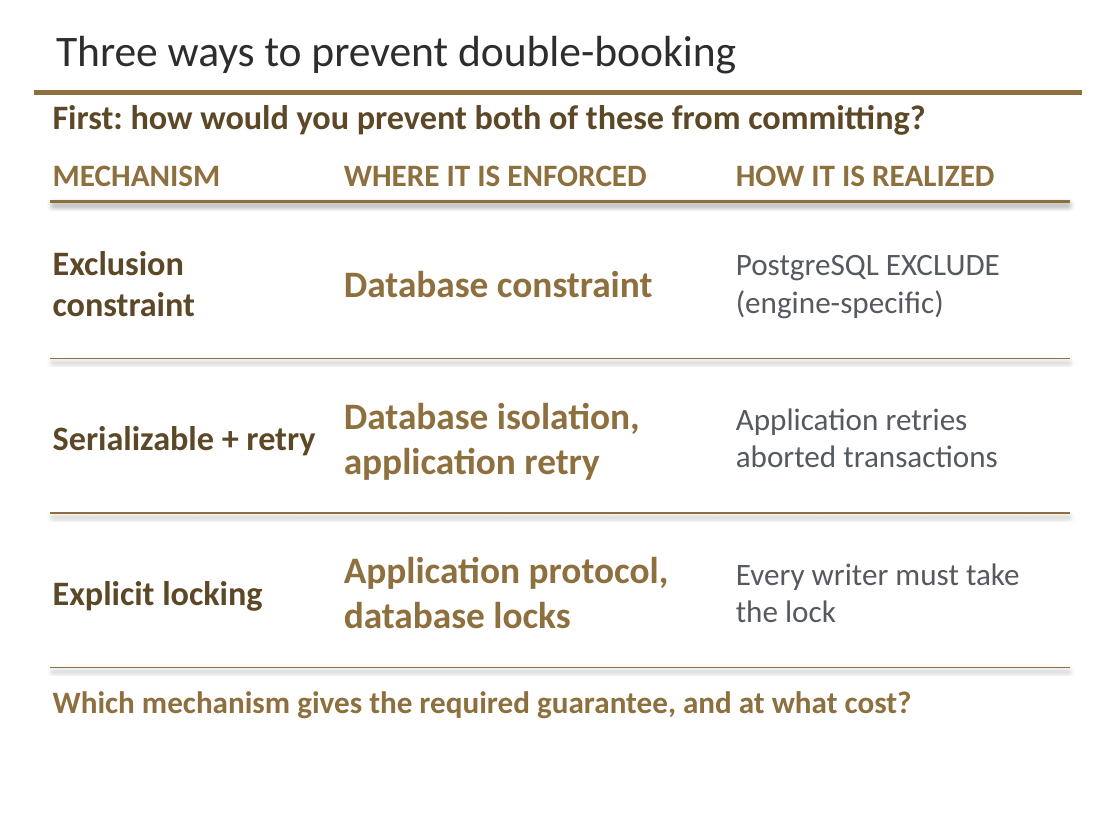
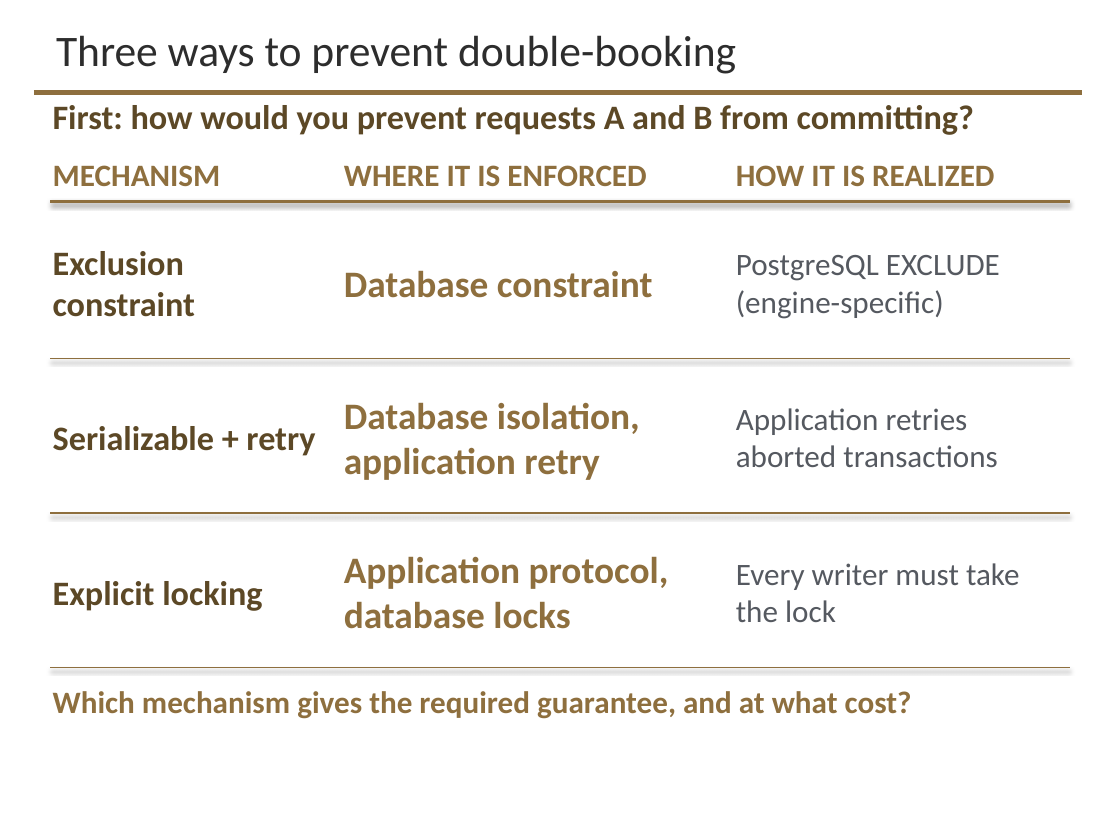
Before and after one commit to davisjam/model-based-agentic-software-engineering, a slide deck: slide 24 of course/lectures/act-3-software-in-the-world/02-data-management/3-2-Data-Management.pptx. Drawn at 1120x840 pixels with LibreOffice and Linux fonts; fonts in the diff are those of the drawing; background and template pictures are left out. Boxes give left, top, right and bottom in pixels: in the first picture for what was removed or moved away, otherwise in the second. Text is boxed around its words. In the diff, an @@ line names an element or a change of style, - is before the commit and + after.

Commit message:
deck 3-2: the per-slide corrections on the concurrency run
Slide 24, the three approaches: the prompt said 'both of these' and now names
requests A and B. The author asked for 'both requests A and B from previous
slide'; the full phrase measures 91 characters against a 67-character one-line
budget at 22pt, and the band cannot take a second line without pushing the table
below the floor. Naming A and B carries the reference, which the resequencing is
what makes unambiguous: slide 23 now IS the previous slide and labels them so.

Slide 25, the transaction: a definition card replaces 'what it promises', the two
cards that both said 'does not stop interleaving' are now one statement of what
it promises and one headed card of what it does not provide. The ask was built as
the LAST click, after its own answers; it is now the second.

Slide 26, isolation: the top line defines isolation instead of opening on 'a
history orders', which the author found confusing. The bottom card names the
agent and the object rather than saying 'it rules out this history'. The round-6
NOT SERIALIZABLE label and the withdrawal of the deepening request both stand.

Slide 27: 'it' in the title was undefined, and the old title was also the slide's
own discovery sentence printed in advance, so the two panel heads revealed a
split the title had already announced. Both are now fixed by one title. The left
verdict band wrapped outside its own fill, which predates this round.

Slide 28: the duplicated question leaves the title; 'ONE transactional database'
becomes 'ONE database transaction', with the sentence rebuilt around the new noun
phrase, because the constraint is about the unit the work forms and not where the
rows live.

Builds re-emitted whole on 25 and 27; 27 drops from eight click groups to six by
merging each panel head with the panel it heads.

```diff
--- a/course/lectures/act-3-software-in-the-world/02-data-management/3-2-Data-Management.pptx
+++ b/course/lectures/act-3-software-in-the-world/02-data-management/3-2-Data-Management.pptx
@@ text at bbox=[53, 105, 974, 135]: text changed @@
-First: how would you prevent both of these from committing?
+First: how would you prevent requests A and B from committing?
```
Also in this commit, not shown: 4 other slides changed.
